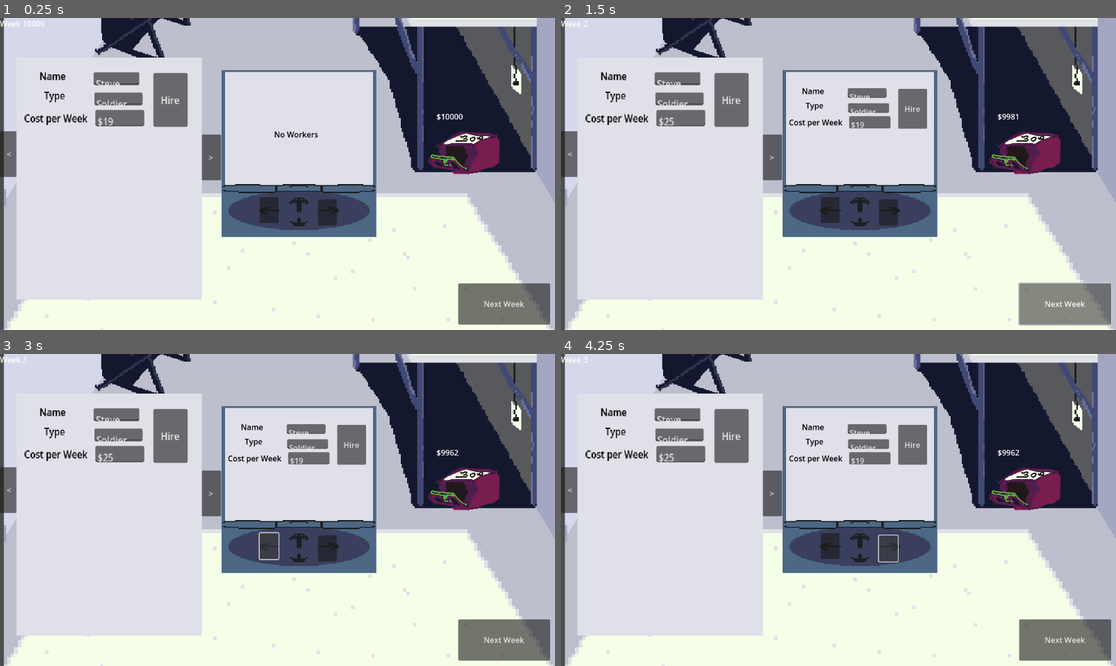
Above: before the commit, frames 1-4 (two rows, left to right).
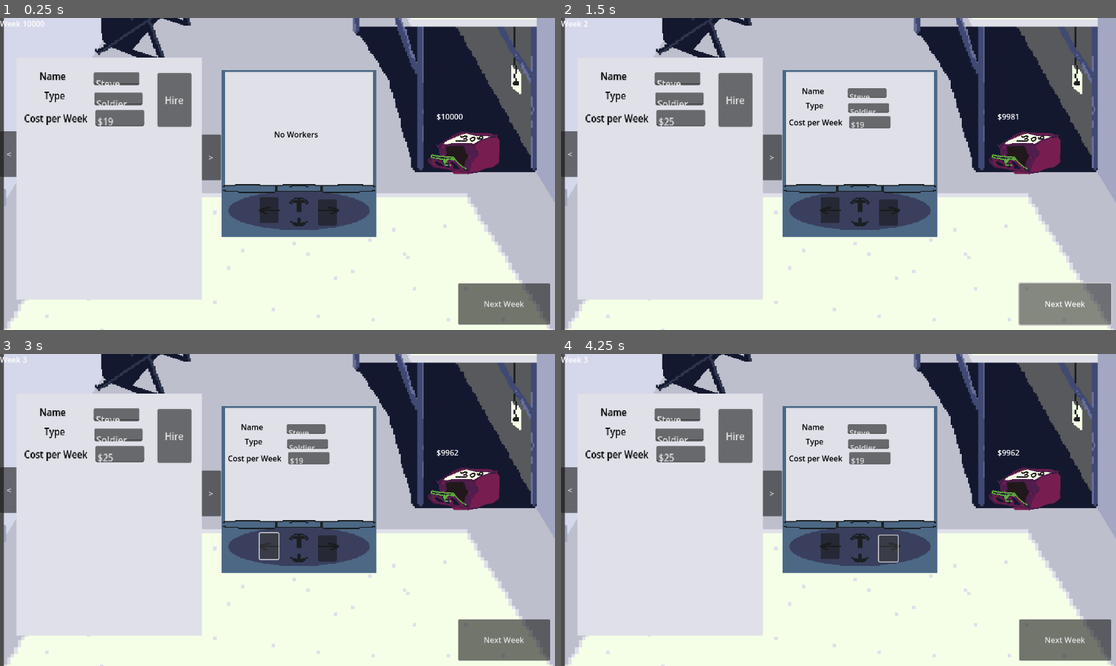
Above: after the commit, the same moments.

Repository: deruitda/ludum-dare-58
Game: Godot game, scene res://main.tscn
The game is run twice, just before and just after one commit, with the same random seed, the same clock (stepped at 60 frames per second) and the same inputs.
Inputs (mouse positions are in pixels of both pictures, inside the frame that each line leads up to):
- Up to frame 1 (0.25 s): no input
- Up to frame 2 (1.5 s): click "Hire" at 0.5 s; click "Next Week" at 1.25 s
- Up to frame 3 (3 s): click "Next Week" at 2 s; click (266, 547) at 2.75 s
- Up to frame 4 (4.25 s): click (888, 547) at 3.5 s

The runs differ from the first frame. In frame 1, 0.3% of the frame differs, in the area x 27-35%, y 17-35%; in frame 2, 1.0%, in the area x 27-66%, y 17-36%; in frame 3, 1.0%; in frame 4, 1.0%.

Commit message:
removing hire button from worker view

Diff:
--- a/desk/Resumes/resume.gd
+++ b/desk/Resumes/resume.gd
@@ -2,7 +2,7 @@
 
 class_name Resume
 
-signal on_hire_button_pressed(worker: Worker)
+signal on_hire_button_pressed()
 @onready var worker_view: WorkerView = $WorkerView
 @onready var no_resumes_left: Control = $NoResumesLeft
 
@@ -21,4 +21,8 @@
 
 func _on_worker_view_action_button_pressed(worker: Worker) -> void:
 	print('resume')
-	on_hire_button_pressed.emit(worker)
+
+
+func _on_hire_button_button_up() -> void:
+	on_hire_button_pressed.emit()
+	pass # Replace with function body.
--- a/desk/Resumes/resume.tscn
+++ b/desk/Resumes/resume.tscn
@@ -14,6 +14,7 @@
 scale = Vector2(1.2339743, 1.3460509)
 
 [node name="WorkerView" parent="." instance=ExtResource("3_tuj84")]
+offset_right = 86.30771
 
 [node name="NoResumesLeft" type="Control" parent="."]
 visible = false
@@ -32,4 +33,12 @@
 Try again next week."
 label_settings = ExtResource("2_csx3w")
 
+[node name="HireButton" type="Button" parent="."]
+offset_left = 103.23076
+offset_top = -123.111115
+offset_right = 163.23076
+offset_bottom = -40.111115
+text = "Hire"
+
 [connection signal="action_button_pressed" from="WorkerView" to="." method="_on_worker_view_action_button_pressed"]
+[connection signal="button_up" from="HireButton" to="." method="_on_hire_button_button_up"]
--- a/desk/Resumes/resumes.gd
+++ b/desk/Resumes/resumes.gd
@@ -41,7 +41,7 @@
 	paginator.paginate_left()
 	set_worker_on_resume()
 
-func _on_resume_on_hire_button_pressed(worker: Worker) -> void:
+func _on_resume_on_hire_button_pressed() -> void:
 	print('hiya')
 	candidate_manager.hire_worker_by_index(paginator.current_index)
 	set_items()
--- a/ui/worker_view.tscn
+++ b/ui/worker_view.tscn
@@ -64,13 +64,3 @@
 offset_top = 67.94379
 offset_right = 220.0
 offset_bottom = 93.1593
-
-[node name="HireButton" type="Button" parent="."]
-layout_mode = 0
-offset_left = 236.0
-offset_top = 10.943787
-offset_right = 296.0
-offset_bottom = 93.94379
-text = "Hire"
-
-[connection signal="button_up" from="HireButton" to="." method="_on_action_button_button_up"]
